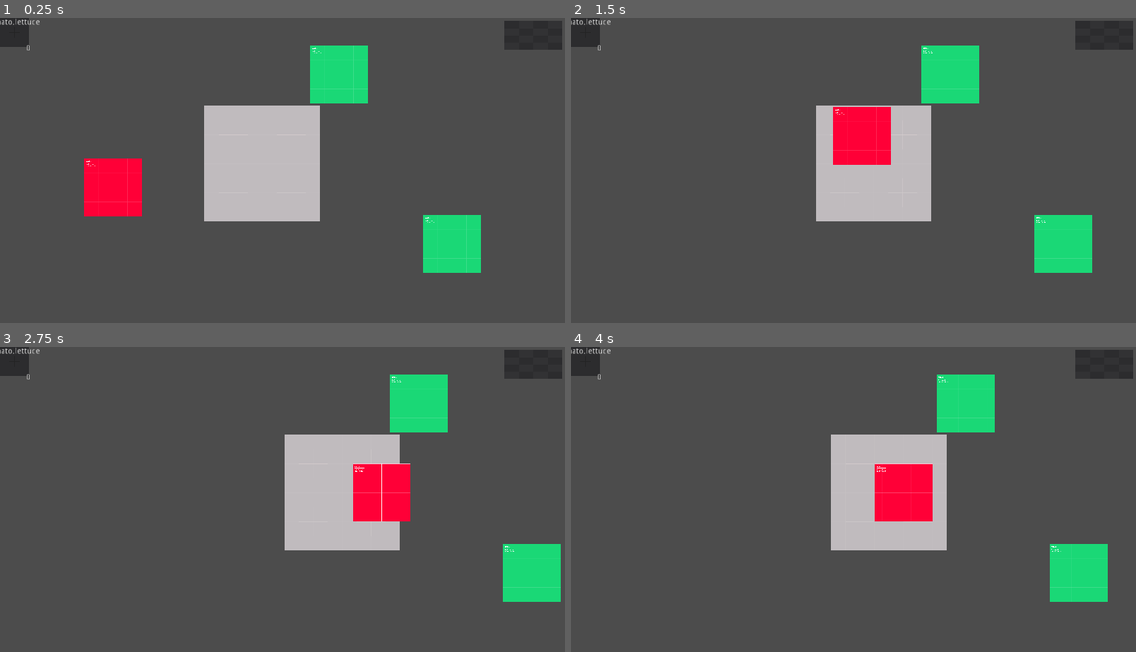
Above: before the commit, frames 1-4 (two rows, left to right).
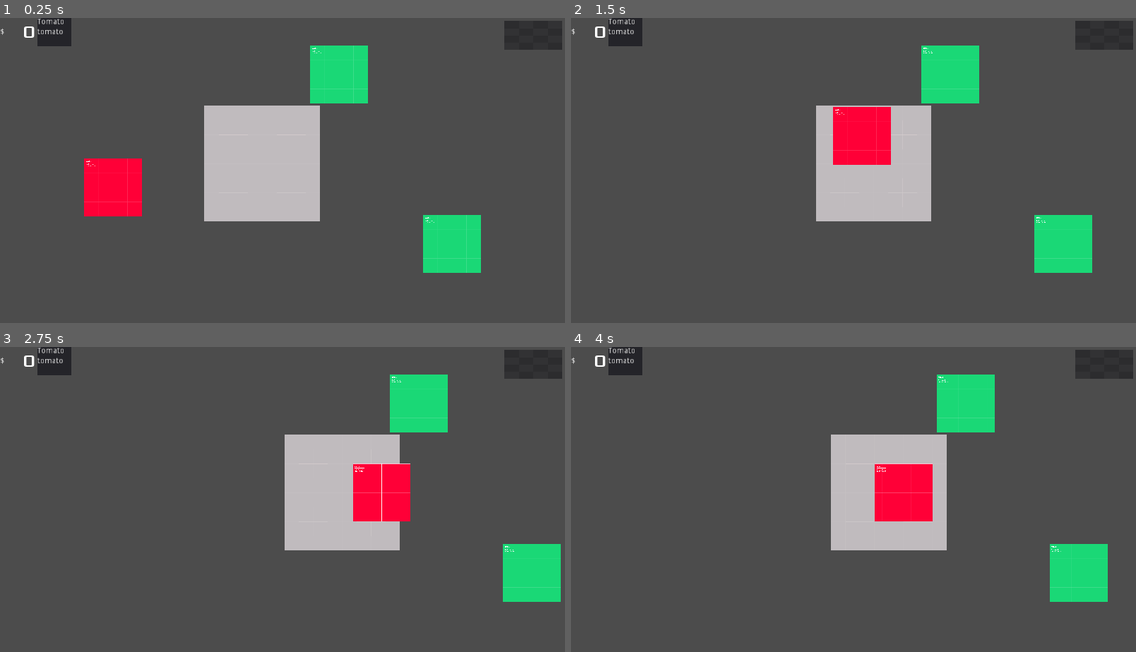
Above: after the commit, the same moments.

Repository: stewchan/kitchen
Game: Godot game, scene res://world/World.tscn
Same seed, same stepped clock (60 frames per second), same inputs: the game is played once before the commit and once after it. This scene is started directly instead of the project's main scene.
Inputs (mouse positions are in pixels of both pictures, inside the frame that each line leads up to):
- Up to frame 1 (0.25 s): no input
- Up to frame 2 (1.5 s): tap Enter at 0.5 s; move the mouse to (977, 155) at 0.52 s; hold Right (ui_right) 0.53-1.25 s; click (977, 155) at 0.67 s; drag from (740, 185) to (1102, 36) at 1.27 s
- Up to frame 3 (2.75 s): tap Space at 2 s; move the mouse to (339, 432) at 2.02 s; hold Right (ui_right) from 2.03 s (still down)
- Up to frame 4 (4 s): release Right (ui_right) at 2.75 s; drag from (825, 560) to (915, 493) at 2.77 s; tap Enter at 3.5 s; move the mouse to (1023, 545) at 3.52 s; hold Left (ui_left) from 3.53 s (still down)

The runs differ from the first frame. In frame 1, 1.0% of the frame differs, in the area x 0-13%, y 0-11%; in frame 2, 1.0%; in frame 3, 1.0%; in frame 4, 1.0%.
Error in both runs: Invalid get index '3' (on base: 'Array'). (res://network/Network.gd:18)

Commit message:
Order works

Diff:
--- a/kitchen/servery/dish/Dish.gd
+++ b/kitchen/servery/dish/Dish.gd
@@ -12,6 +12,7 @@
 			dish_name = "empty"
 		else:
 			dish_name = PoolStringArray(ingredients).join(",")
+			dish_name = dish_name.capitalize()
 	return dish_name
 
 
@@ -32,7 +33,7 @@
 	return ingredients == []
 
 
-func compare_to(other: Dish) -> bool:
+func equal_to(other: Dish) -> bool:
 	var other_ingredients = other.get_ingredients()
 	if ingredients.size() != other_ingredients.size():
 		return false
--- a/kitchen/servery/order/Order.gd
+++ b/kitchen/servery/order/Order.gd
@@ -1,15 +1,22 @@
 extends Control
+class_name Order
 
+
+signal order_complete(order)
 
 var dish: Dish setget set_dish, get_dish
 
 
-onready var order_label = $C/V/OrderLabel
-onready var ingredients_label = $C/V/IngredientsLabel
+onready var order_label = $V/OrderLabel
+onready var ingredients_label = $V/IngredientsLabel
 
 
-func _ready() -> void:
-	dish = $Dish
+func is_valid(other: Dish) -> bool:
+	if other.equal_to(dish):
+		emit_signal("order_complete", self as Order)
+		queue_free()
+		return true
+	return false
 
 
 func set_dish(value: Dish) -> void:
@@ -21,8 +28,3 @@
 
 func get_dish() -> Dish:
 	return dish
-
-
-func order_fulfilled(other_dish: Dish) -> bool:
-	queue_free()
-	return dish.compare_to(other_dish)
--- a/kitchen/servery/order/Order.tscn
+++ b/kitchen/servery/order/Order.tscn
@@ -1,40 +1,27 @@
-[gd_scene load_steps=4 format=2]
+[gd_scene load_steps=2 format=2]
 
-[ext_resource path="res://addons/kenney_prototype_textures/dark/texture_09.png" type="Texture" id=1]
-[ext_resource path="res://kitchen/servery/dish/Dish.tscn" type="PackedScene" id=2]
 [ext_resource path="res://kitchen/servery/order/Order.gd" type="Script" id=3]
 
-[node name="Order" type="Control"]
+[node name="Order" type="Panel"]
+margin_left = 5.0
+margin_top = 5.0
+margin_right = 5.0
+margin_bottom = 5.0
+rect_min_size = Vector2( 60, 50 )
+size_flags_vertical = 3
 script = ExtResource( 3 )
 
-[node name="Dish" parent="." instance=ExtResource( 2 )]
-
-[node name="Sprite" type="Sprite" parent="."]
-scale = Vector2( 0.1, 0.1 )
-texture = ExtResource( 1 )
-
-[node name="C" type="CenterContainer" parent="."]
-anchor_left = 0.5
-anchor_top = 0.5
-anchor_right = 0.5
-anchor_bottom = 0.5
-margin_left = -24.0
-margin_top = -24.5
-margin_right = 24.0
-margin_bottom = 24.5
-
-[node name="V" type="VBoxContainer" parent="C"]
+[node name="V" type="VBoxContainer" parent="."]
 margin_right = 48.0
 margin_bottom = 49.0
 
-[node name="OrderLabel" type="Label" parent="C/V"]
+[node name="OrderLabel" type="Label" parent="V"]
 margin_right = 48.0
-margin_bottom = 14.0
-text = "Soup"
+margin_bottom = 31.0
+text = "Food
+Ingred"
 
-[node name="IngredientsLabel" type="Label" parent="C/V"]
-margin_top = 18.0
+[node name="IngredientsLabel" type="Label" parent="V"]
+margin_top = 35.0
 margin_right = 48.0
 margin_bottom = 49.0
-text = "Tomato
-Lettuce"
--- a/project.godot
+++ b/project.godot
@@ -24,6 +24,11 @@
 "language": "GDScript",
 "path": "res://kitchen/draggable/ingredient/Ingredient.gd"
 }, {
+"base": "Control",
+"class": "Order",
+"language": "GDScript",
+"path": "res://kitchen/servery/order/Order.gd"
+}, {
 "base": "Draggable",
 "class": "Plate",
 "language": "GDScript",
@@ -33,6 +38,7 @@
 "Dish": "",
 "Draggable": "",
 "Ingredient": "",
+"Order": "",
 "Plate": ""
 }
 
--- /dev/null
+++ b/ui/HUD.gd
@@ -0,0 +1,21 @@
+extends CanvasLayer
+
+
+var score: int = 0
+
+onready var orders = $H/Orders
+onready var score_label = $H/ScoreLabel
+
+
+func _on_World_order_added(order: Order) -> void:
+	order.get_parent().remove_child(order)
+	orders.add_child(order)
+
+
+func on_dish_served(dish: Dish) -> void:
+	for order in orders.get_children():
+		if order.is_valid(dish):
+			score += 5
+		else:
+			score -= 1
+		score_label.text = str(score)
--- /dev/null
+++ b/ui/HUD.tscn
@@ -0,0 +1,43 @@
+[gd_scene load_steps=4 format=2]
+
+[ext_resource path="res://assets/fonts/Xolonium-Regular.ttf" type="DynamicFontData" id=1]
+[ext_resource path="res://ui/HUD.gd" type="Script" id=3]
+
+[sub_resource type="DynamicFont" id=1]
+size = 30
+font_data = ExtResource( 1 )
+
+[node name="HUD" type="CanvasLayer"]
+script = ExtResource( 3 )
+
+[node name="H" type="HBoxContainer" parent="."]
+margin_right = 1000.0
+margin_bottom = 37.0
+
+[node name="Label" type="Label" parent="H"]
+margin_right = 8.0
+margin_bottom = 37.0
+size_flags_horizontal = 5
+size_flags_vertical = 1
+text = "$"
+align = 1
+valign = 1
+
+[node name="ScoreLabel" type="Label" parent="H"]
+margin_left = 12.0
+margin_right = 62.0
+margin_bottom = 37.0
+rect_min_size = Vector2( 50, 30 )
+size_flags_horizontal = 5
+size_flags_vertical = 5
+custom_fonts/font = SubResource( 1 )
+text = "0"
+align = 2
+valign = 1
+
+[node name="Orders" type="HBoxContainer" parent="H"]
+margin_left = 66.0
+margin_right = 66.0
+margin_bottom = 37.0
+size_flags_horizontal = 5
+size_flags_vertical = 3
--- a/world/World.gd
+++ b/world/World.gd
@@ -1,4 +1,7 @@
 extends Node2D
+
+
+signal order_added(order)
 
 
 var score: int = 0
@@ -6,7 +9,6 @@
 
 onready var players = $Players
 onready var servery = $Servery
-onready var score_label = $HUD/ScoreLabel
 onready var hud = $HUD
 onready var orders = $Orders
 
@@ -16,7 +18,7 @@
 
 
 func _ready() -> void:
-	servery.connect("served", self, "on_dish_served")
+	servery.connect("served", hud, "on_dish_served")
 
 	var ingredient1 = IngredientScene.instance()
 	ingredient1.set_name("tomato")
@@ -36,19 +38,18 @@
 	var order = OrderScene.instance()
 	orders.add_child(order)
 	var dish = DishScene.instance()
-	dish.ingredients = ["tomato", "lettuce"]
+	dish.ingredients = ["tomato"]#, "lettuce"]
 	order.set_dish(dish)
+	emit_signal("order_added", order)
+
+#	var order2 = OrderScene.instance()
+#	orders.add_child(order2)
+#	var dish2 = DishScene.instance()
+#	dish2.ingredients = ["lettuce"]#, "lettuce"]
+#	order2.set_dish(dish2)
+#	emit_signal("order_added", order2)
 
 
 
 func start_game() -> void:
 	pass
-
-
-func on_dish_served(dish: Dish) -> void:
-	for order in orders.get_children():
-		if order.dish.compare_to(dish):
-			score += 5
-		else:
-			score -= 1
-	score_label.text = str(score)
--- a/world/World.tscn
+++ b/world/World.tscn
@@ -1,7 +1,8 @@
-[gd_scene load_steps=4 format=2]
+[gd_scene load_steps=5 format=2]
 
 [ext_resource path="res://world/World.gd" type="Script" id=1]
 [ext_resource path="res://kitchen/draggable/plate/Plate.tscn" type="PackedScene" id=2]
+[ext_resource path="res://ui/HUD.tscn" type="PackedScene" id=4]
 [ext_resource path="res://kitchen/servery/Servery.tscn" type="PackedScene" id=5]
 
 [node name="World" type="Node2D"]
@@ -12,25 +13,14 @@
 [node name="Ingredients" type="Node" parent="."]
 
 [node name="Orders" type="Control" parent="."]
-anchor_right = 1.0
+visible = false
 
-[node name="HUD" type="Control" parent="."]
-anchor_right = 1.0
-anchor_bottom = 1.0
-margin_left = 46.0
-margin_top = 47.0
-margin_right = 46.0
-margin_bottom = 47.0
-
-[node name="ScoreLabel" type="Label" parent="HUD"]
-margin_right = 8.0
-margin_bottom = 14.0
-text = "0"
-align = 1
-valign = 1
+[node name="HUD" parent="." instance=ExtResource( 4 )]
 
 [node name="Servery" parent="." instance=ExtResource( 5 )]
 position = Vector2( 944, 31 )
 
 [node name="Plate" parent="." instance=ExtResource( 2 )]
 position = Vector2( 464, 258 )
+
+[connection signal="order_added" from="." to="HUD" method="_on_World_order_added"]
